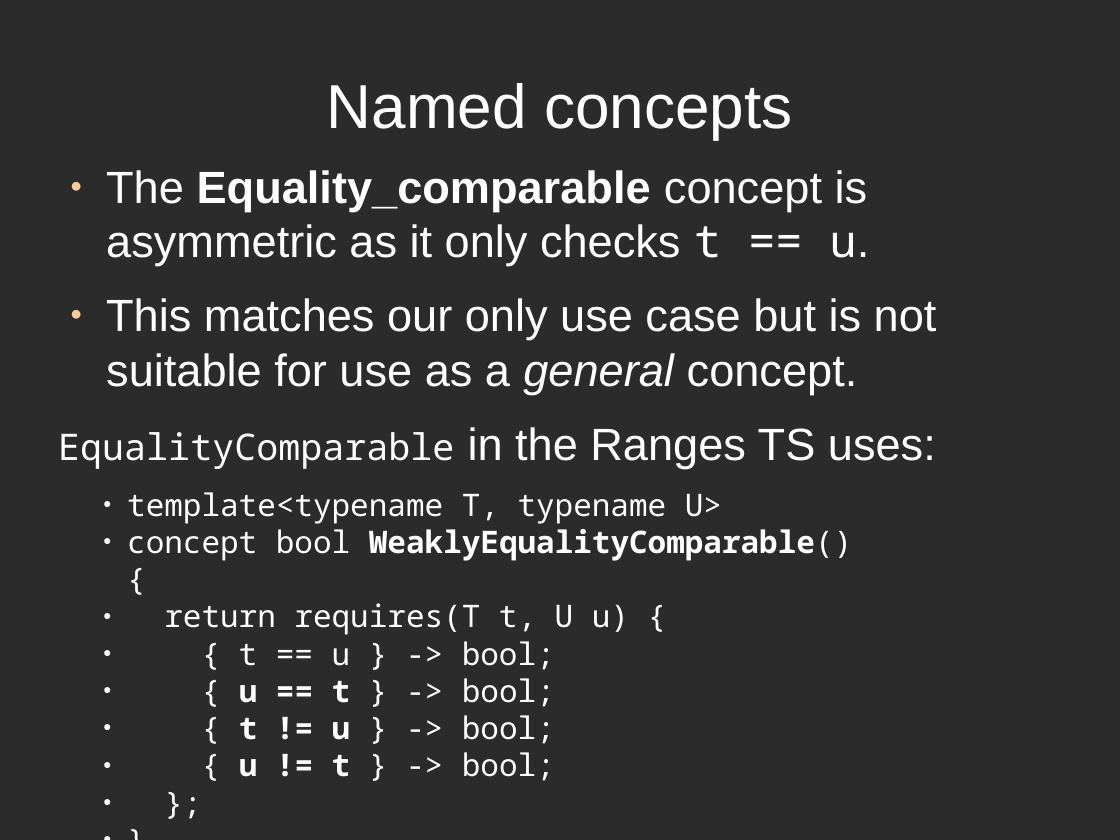
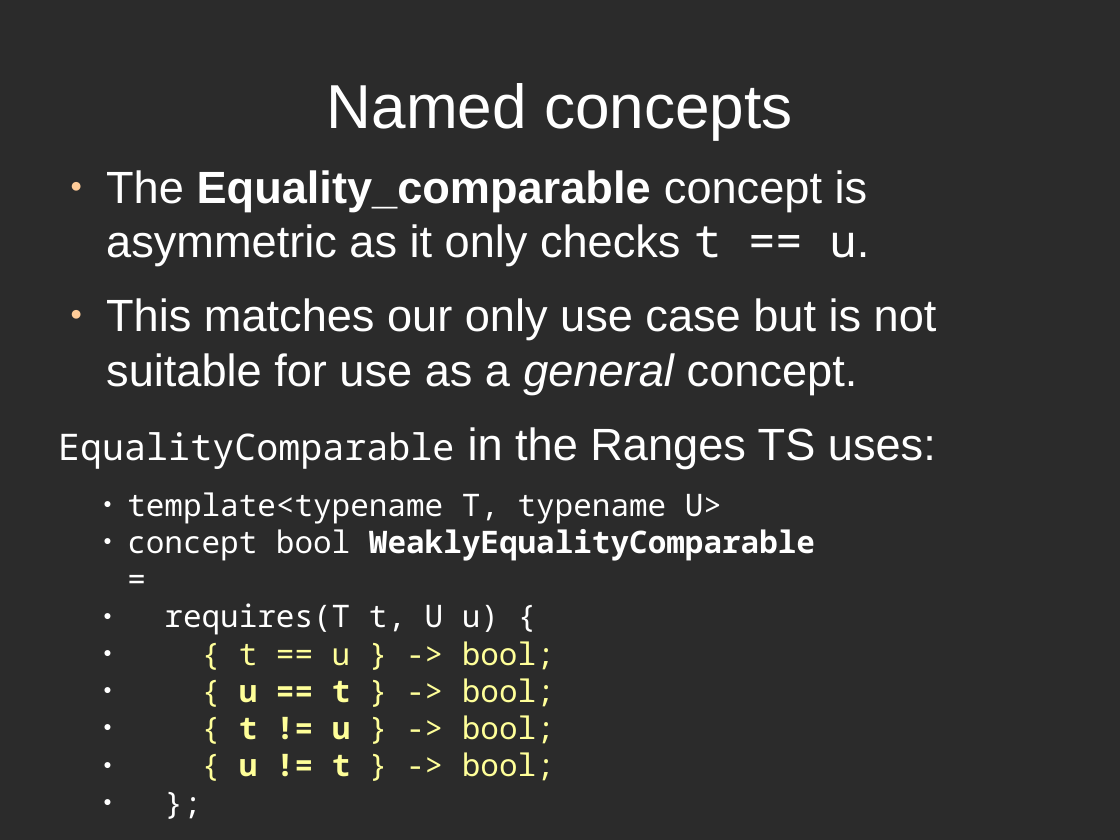
Before and after one commit to rogerorr/articles, a slide deck: slide 41 of Making_Templates_Easier/Making_Templates_Easier.odp (slide 43 before the commit). Drawn at 1120x840 pixels with LibreOffice and Linux fonts; fonts in the diff are those of the drawing; background and template pictures are left out; a plain dark background stands for a picture behind light text. Boxes give left, top, right and bottom in pixels: in the first picture for what was removed or moved away, otherwise in the second. Text is boxed around its words. In the diff, an @@ line names an element or a change of style, - is before the commit and + after.

```diff
--- a/Making_Templates_Easier/Making_Templates_Easier.odp
+++ b/Making_Templates_Easier/Making_Templates_Easier.odp
@@ text at <box>127,492,815,781</box>: paragraph removed @@
-● }
@@ text at <box>127,529,815,635</box>: text changed @@
-● concept bool WeaklyEqualityComparable() {
-● return requires(T t, U u) {
+● concept bool WeaklyEqualityComparable =
+● requires(T t, U u) {
@@ text at <box>239,641,555,781</box>: text colour #FFFFFF to #FFFF99 in "{ t == u } -> bool;", "{ u == t } -> bool;", "{ t != u } -> bool;", "{ u != t } -> bool;" @@
```
Also in this commit, not shown: 31 other slides changed, 3 slides added, 4 slides removed.
